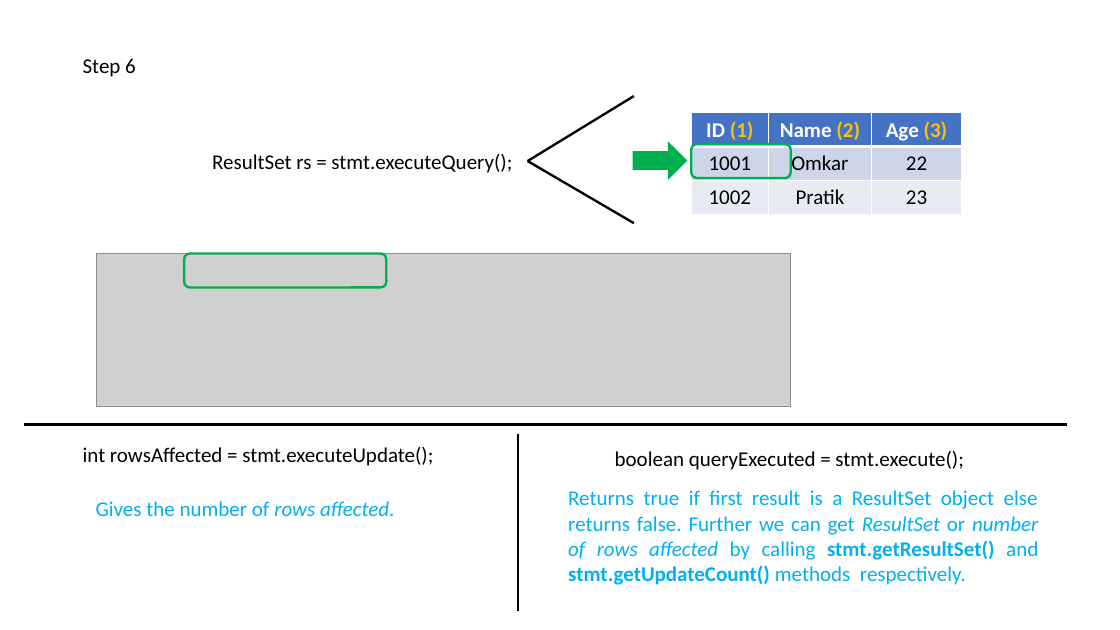
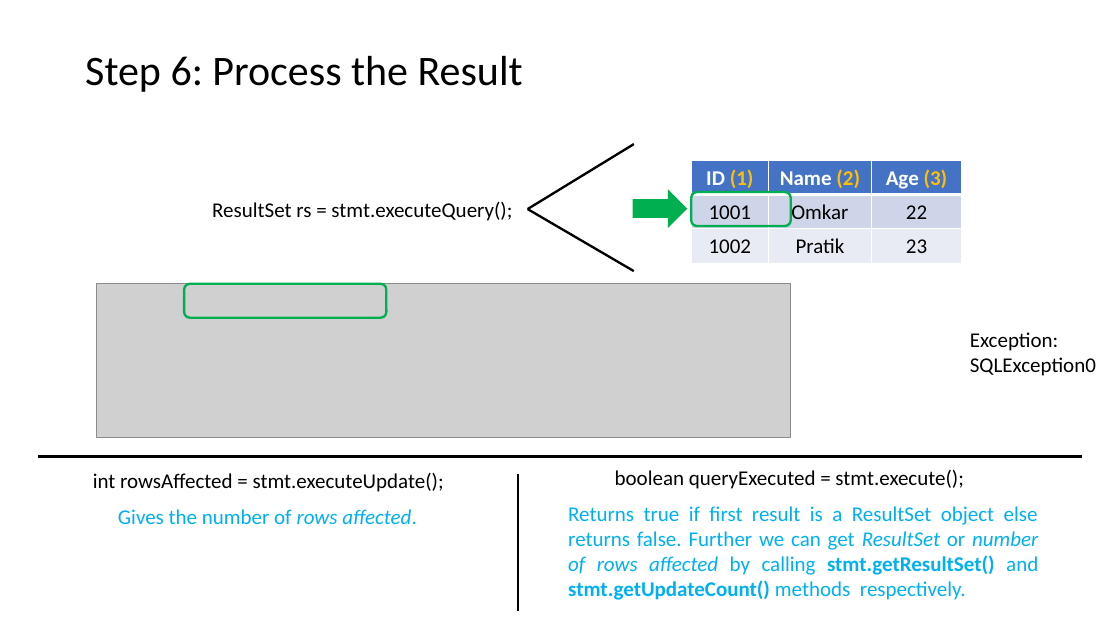
Before and after one commit to psp2108/JDBC_demo, a slide deck: slide 10 of JDBC_PPT/JDBC.pptx. Drawn at 1120x630 pixels with LibreOffice and Linux fonts; fonts in the diff are those of the drawing; grey boxes stand for pictures. Boxes give left, top, right and bottom in pixels: in the first picture for what was removed or moved away, otherwise in the second. Text is boxed around its words. In the diff, an @@ line names an element or a change of style, - is before the commit and + after.

```diff
--- a/JDBC_PPT/JDBC.pptx
+++ b/JDBC_PPT/JDBC.pptx
@@ text at <box>85,56,523,92</box>: text changed; size 18 to 36 pt @@
-Step 6
+Step 6: Process the Result
@@ line moved from (528, 161) - (634, 96) to (528, 209) - (634, 145) @@
@@ line moved from (528, 161) - (634, 223) to (528, 209) - (634, 271) @@
@@ 1 table, 1 text, 1 rounded rectangle, 1 right arrow: place and size @@
-1 table, 1 text, 1 rounded rectangle, 1 right arrow at <box>212,113,962,214</box>
+1 table, 1 text, 1 rounded rectangle, 1 right arrow at <box>212,160,962,262</box>
@@ picture: place and size @@
-picture at <box>96,254,791,408</box>
+picture at <box>96,284,791,438</box>
@@ rounded rectangle: place and size @@
-rounded rectangle at <box>184,254,386,287</box>
+rounded rectangle at <box>184,284,386,318</box>
@@ text added at <box>970,332,1096,376</box>, 18 pt, text #000000 @@
+Exception:
+SQLException0
@@ line moved from (24, 424) - (1068, 424) to (38, 457) - (1082, 457) @@
@@ text "int rowsAffected = stmt.executeUpdate();": place and size @@
-text "int rowsAffected = stmt.executeUpdate();" at <box>83,447,433,466</box>
+text "int rowsAffected = stmt.executeUpdate();" at <box>93,473,444,492</box>
@@ line moved from (518, 434) - (518, 611) to (518, 474) - (518, 611) @@
@@ text "boolean queryExecuted = stmt.execute();": place and size @@
-text "boolean queryExecuted = stmt.execute();" at <box>615,451,963,470</box>
+text "boolean queryExecuted = stmt.execute();" at <box>615,470,963,489</box>
@@ text "Gives the number of rows ...": place and size @@
-text "Gives the number of rows ..." at <box>96,501,394,516</box>
+text "Gives the number of rows ..." at <box>118,509,416,524</box>
@@ text "Returns true if first result ...": place and size @@
-text "Returns true if first result ..." at <box>568,490,1038,585</box>
+text "Returns true if first result ..." at <box>568,506,1038,600</box>
```
Also in this commit, not shown: 11 other slides changed, 4 slides added, 3 slides removed.
